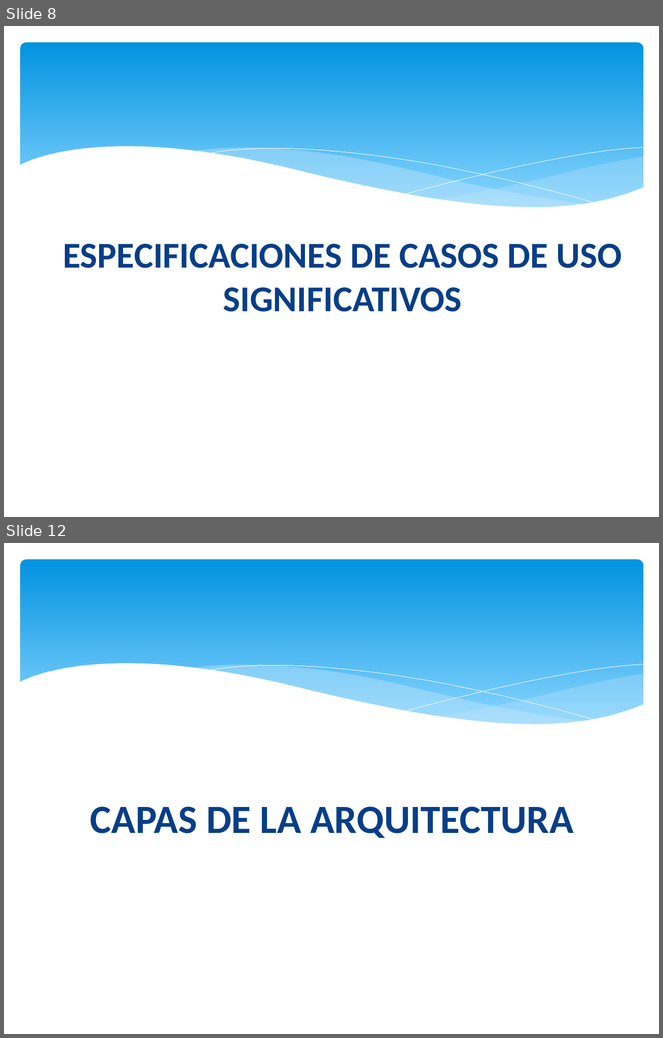
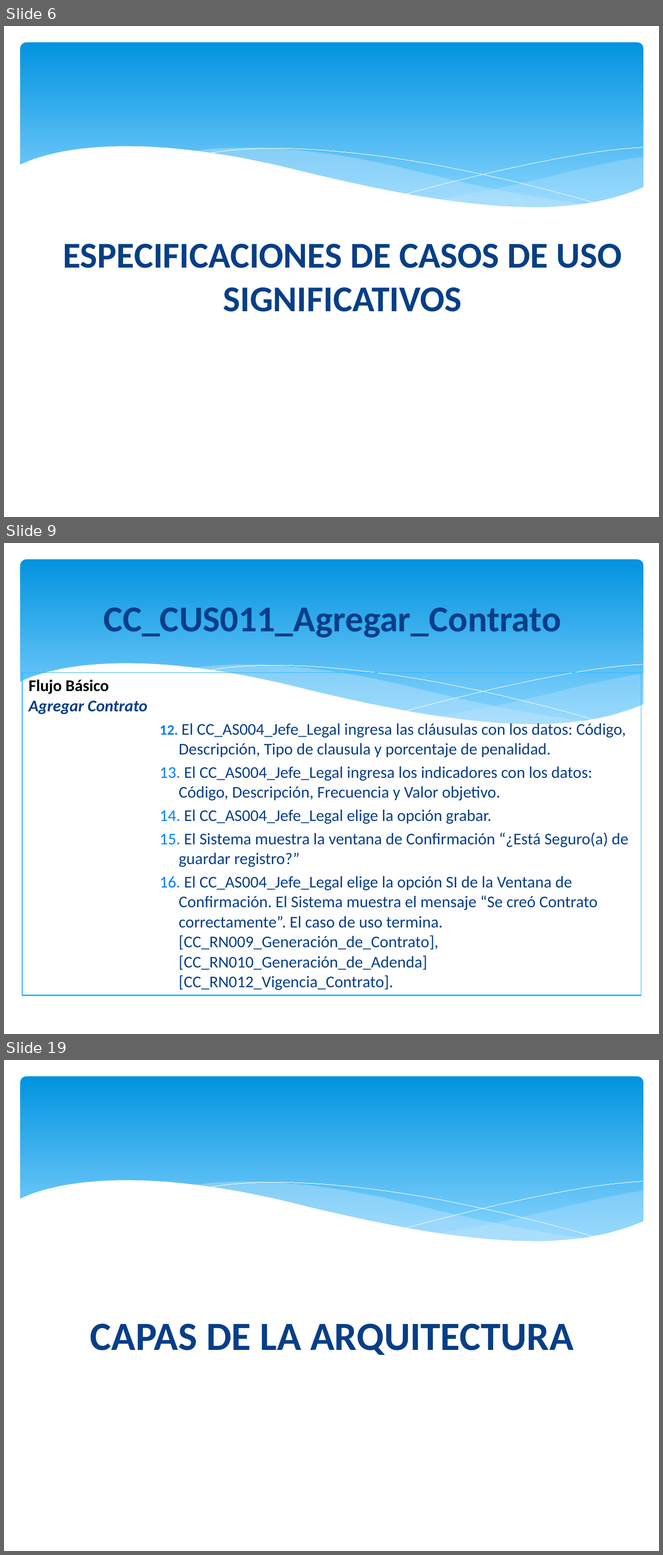
Before and after one commit to orlysemperfi/tp3-contratos-clientes, a slide deck: ITERACION 5/SUB ITERACION 2/PRESENTACION02/PPT TP3 PRES03.pptx. Shown one above the other, each under a label of ours: slides 8 and 12 before the commit, slides 6, 9 and 19 after it; the slides between them are not shown. The pictures are 663x1038 and 663x1555 pixels, drawn with LibreOffice and Linux fonts; fonts in the diff are those of the drawing. Boxes give left, top, right and bottom in pixels: in the first picture for what was removed or moved away, otherwise in the second. Text is boxed around its words. In the diff, an @@ line names an element or a change of style, - is before the commit and + after.

```diff
--- a/ITERACION 5/SUB ITERACION 2/PRESENTACION02/PPT TP3 PRES03.pptx
+++ b/ITERACION 5/SUB ITERACION 2/PRESENTACION02/PPT TP3 PRES03.pptx
@@ slide 9 added at [4, 543, 659, 1034], background #FFFFFF; not listed: 6 template elements that a slide beside it also shows @@
@@ title added at [103, 607, 561, 638], 40 pt, text #073E87, bold @@
+CC_CUS011_Agregar_Contrato
@@ table added at [22, 672, 642, 994], 1 rows, 1 columns @@
+Flujo Básico / Agregar Contrato / 12. El CC_AS004_Jefe_Legal ingresa las cláusulas con los datos: Código, Descripción, Tipo de clausula y porcentaje de penalidad. / 13. El CC_AS004_Jefe_Legal ingresa los indicadores con los datos: Código, Descripción, Frecuencia y Valor objetivo. / 14. El CC_AS004_Jefe_Legal elige la opción grabar. / 15. El Sistema muestra la ventana de Confirmación “¿Está Seguro(a) de guardar registro?” / 16. El CC_AS004_Jefe_Legal elige la opción SI de la Ventana de Confirmación. El Sistema muestra el mensaje “Se creó Contrato correctamente”. El caso de uso termina. [CC_RN009_Generación_de_Contrato], [CC_RN010_Generación_de_Adenda] [CC_RN012_Vigencia_Contrato].
@@ what was slide 8 is now slide 6 @@
@@ what was slide 12 is now slide 19 @@
```
Also in this commit, not shown: 6 slides changed, 8 other slides added, 2 slides removed.
